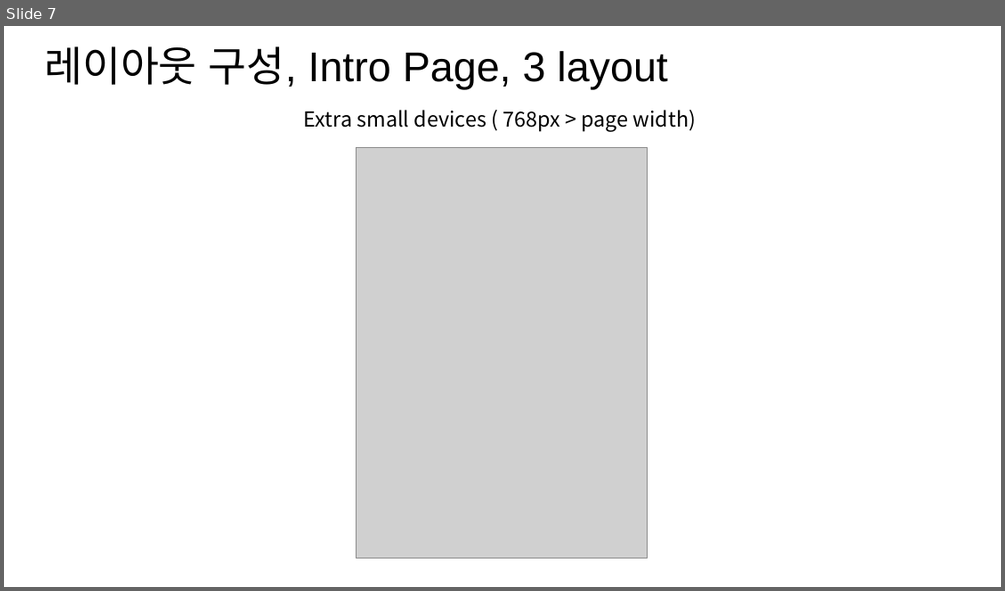
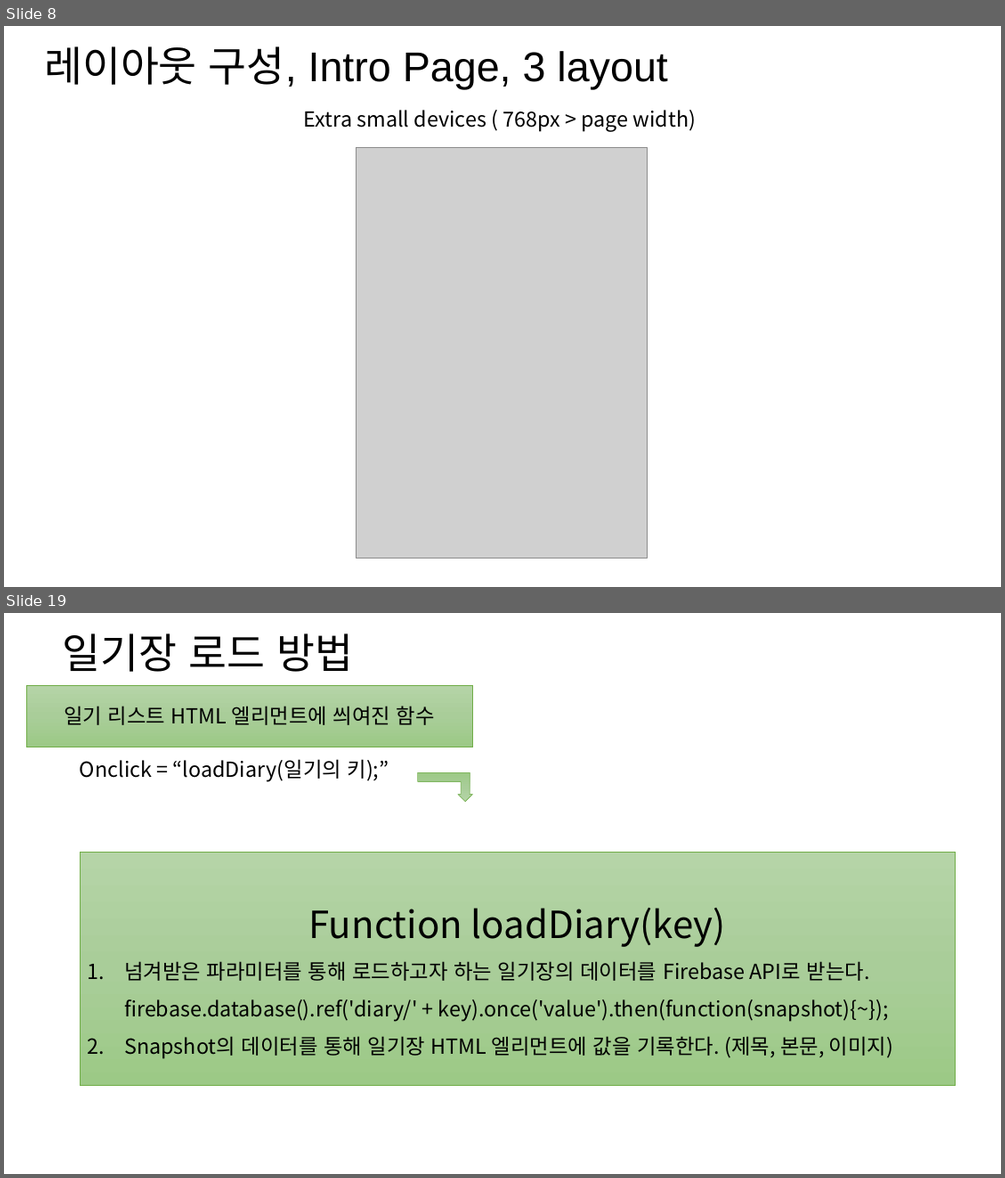
Before and after one commit to naem1023/PROJECT_webProgramming, a slide deck: project_doc_201611263_박성호.pptx. Shown one above the other, each under a label of ours: slide 7 before the commit, slides 8 and 19 after it; the slides between them are not shown. The pictures are 1005x591 and 1005x1178 pixels, drawn with LibreOffice and Linux fonts; fonts in the diff are those of the drawing; grey boxes stand for pictures. Boxes give left, top, right and bottom in pixels: in the first picture for what was removed or moved away, otherwise in the second. Text is boxed around its words. In the diff, an @@ line names an element or a change of style, - is before the commit and + after.

```diff
--- a/project_doc_201611263_박성호.pptx
+++ b/project_doc_201611263_박성호.pptx
@@ slide 19 added at <box>4,613,1001,1174</box>, background #FFFFFF @@
@@ text added at <box>63,633,353,672</box>, 40 pt, text #000000 @@
+일기장 로드 방법
@@ rectangle added at <box>26,686,473,747</box>, fill gradient #B5D5A7 to #AACE9A to #9CC987, outline #70AD47 0.5 pt, 20 pt, text #000000 @@
+일기 리스트 HTML 엘리먼트에 씌여진 함수
@@ text added at <box>80,759,389,782</box>, 20 pt, text #000000 @@
+Onclick = “loadDiary(일기의 키);”
@@ bent up arrow added at <box>418,772,472,802</box>, fill gradient #B5D5A7 to #AACE9A to #9CC987, outline #70AD47 0.5 pt @@
@@ rectangle added at <box>80,852,955,1085</box>, fill gradient #B5D5A7 to #AACE9A to #9CC987, outline #70AD47 0.5 pt, 20 pt, text #000000 @@
+Function loadDiary(key)
+1. 넘겨받은 파라미터를 통해 로드하고자 하는 일기장의 데이터를 Firebase API로 받는다.
+   firebase.database().ref('diary/' + key).once('value').then(function(snapshot){~});
+2. Snapshot의 데이터를 통해 일기장 HTML 엘리먼트에 값을 기록한다. (제목, 본문, 이미지)
@@ what was slide 7 is now slide 8 @@
```
Also in this commit, not shown: 1 slide changed, 14 other slides added, 1 slide removed, 7 other files.
